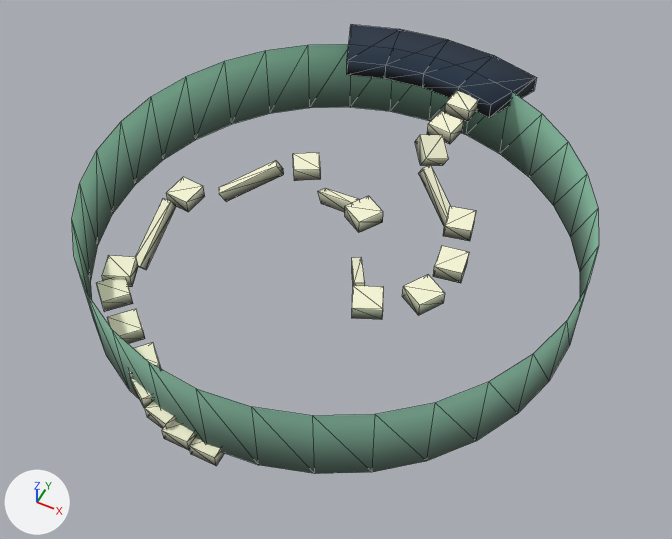
The glTF model assets/chunks/Chunk08.glb: old version first, new version second.
Camera for both pictures: a 50 mm camera at (35.0, -70.0, 85.5) aimed at (1.6, -3.1, 1.9). Arrows for +X, +Y and +Z are at lower left; the lights stay in place. The older version comes first. Mesh edges are drawn as thin lines. Objects named as collision shapes, trigger or cutter boxes, shadow casters or lower levels of detail are left out. Where no turn or scale is listed for an object, it has been applied to the vertices. Vertices at exactly the same position are counted once.

Objects in the first picture: 'Chunk08'.
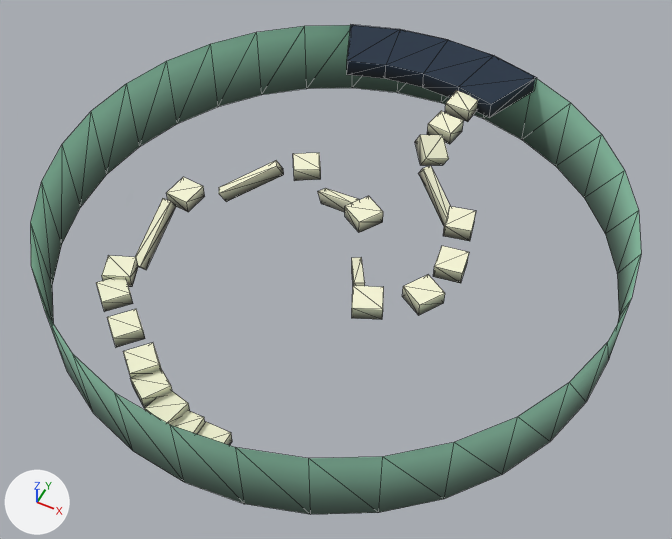
The change, as a list of edits to the scene's bpy script:
```text
Change me_cylinder_135:
    used by ob_chunk08; location = (0.0, 0.0, 0.0)
    remove me_cylinder_135.from_pydata(...)  # 268 vertices, 376 faces; spans x -30.0..30.0, y -31.1..34.7, z -1.1..11.0
    add me_cylinder_135.from_pydata(...)  # 268 vertices, 376 faces; spans x -34.6..34.6, y -34.6..34.7, z -1.1..11.0
    me_cylinder_135 part 1: the loose piece of 64 vertices spanning x -30.0..30.0, y -30.0..30.0, z 0.0..10.8 is scaled about its middle by (1.15, 1.15, 1)
```

Changed parts and their boxes [x1, y1, x2, y2] in the pictures (672 x 539 px; the box of a moved part takes in the faces that stretch with it):
'Chunk08', reshaped (16% wider, 9% taller): before [72, 25, 599, 474]; after [31, 25, 641, 514]
part 1 of me_cylinder_135, moved or reshaped: before [72, 44, 599, 474]; after [31, 25, 641, 514]
